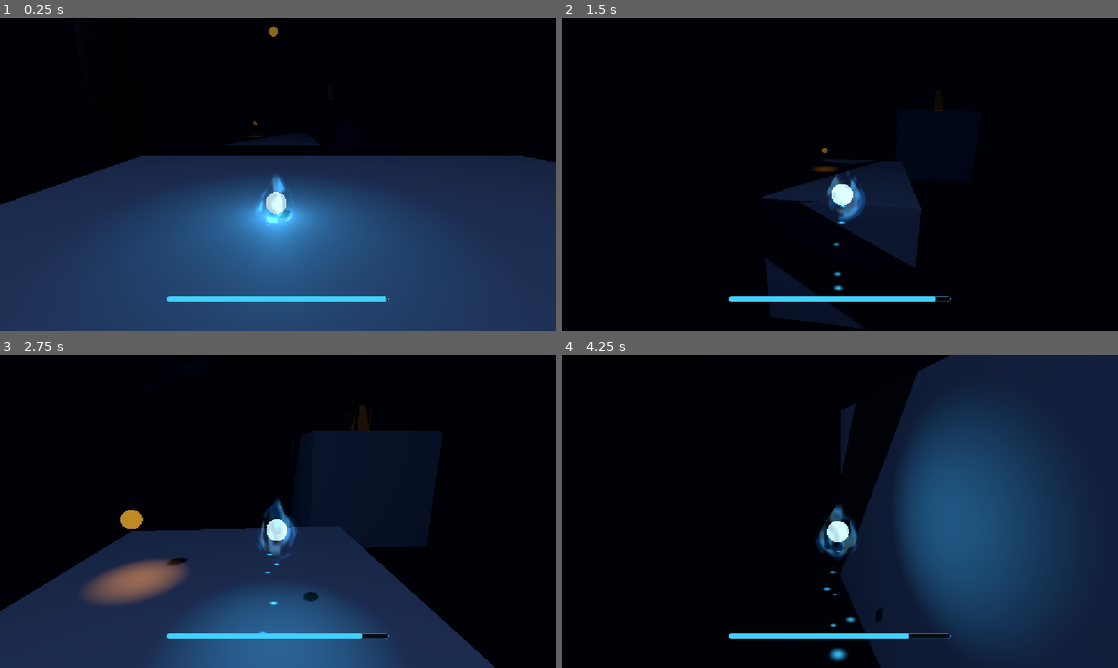
Above: before the commit, frames 1-4 (two rows, left to right).
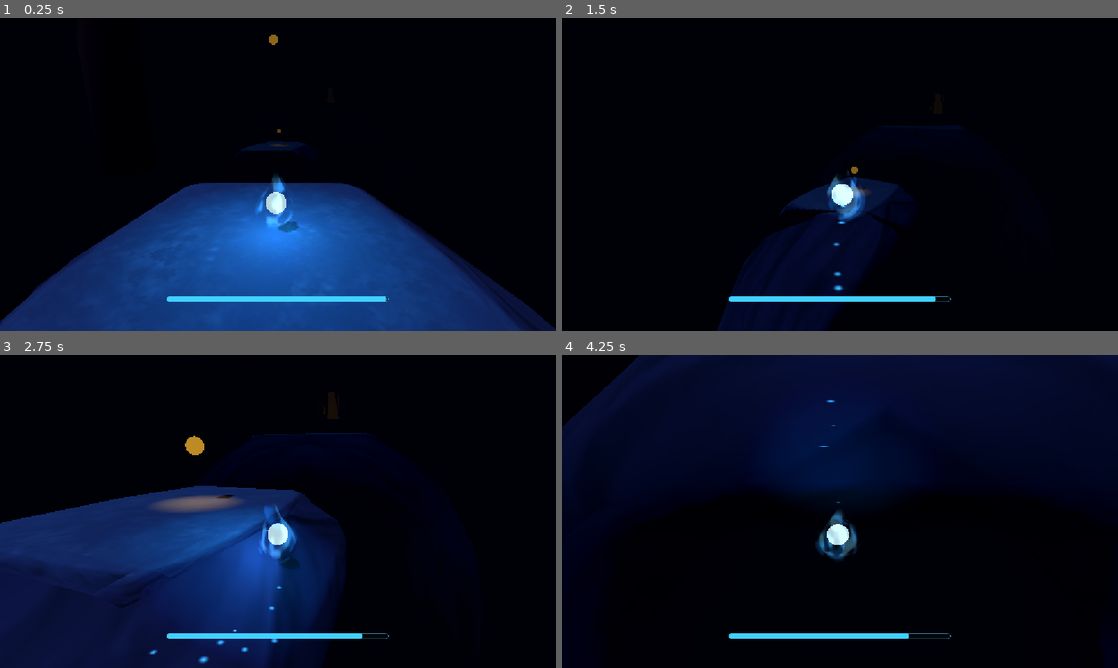
Above: after the commit, the same moments.

Repository: Snow-shino/GMTK2026
Game: Godot game, scene res://scenes/levels/lvl1-2.tscn
The game is run twice, just before and just after one commit, with the same random seed, the same clock (stepped at 60 frames per second) and the same inputs. This scene is started directly instead of the project's main scene.
Inputs (mouse positions are in pixels of both pictures, inside the frame that each line leads up to):
- Up to frame 1 (0.25 s): no input
- Up to frame 2 (1.5 s): move the mouse to (867, 174) at 0.52 s; hold W (move_forward) from 0.53 s (still down); click (867, 174) at 0.6 s; tap Space (jump) at 0.77 s; move the mouse to (812, 174) at 1.27 s; click (812, 174) at 1.35 s
- Up to frame 3 (2.75 s): keep holding W (move_forward); tap Space (jump) at 1.52 s; move the mouse to (289, 505) at 2.02 s; click (289, 505) at 2.1 s
- Up to frame 4 (4.25 s): keep holding W (move_forward); move the mouse to (834, 517) at 2.77 s; click (834, 517) at 2.85 s; tap Space (jump) at 3.02, 3.77 s; move the mouse to (878, 514) at 3.52 s; click (878, 514) at 3.6 s

The runs differ from the first frame. In frame 1, 36% of the frame differs, in the area x 0-100%, y 2-100%; in frame 2, 7.3%; in frame 3, 37%; in frame 4, 60%, in the area x 0-100%, y 0-100%.

Commit message:
lvl goals - audio busses

Diff:
--- /dev/null
+++ b/gmtk-26/default_bus_layout.tres
@@ -0,0 +1,21 @@
+[gd_resource type="AudioBusLayout" format=3 uid="uid://keoy2qwmoxix"]
+
+[resource]
+bus/1/name = &"SFX"
+bus/1/solo = false
+bus/1/mute = false
+bus/1/bypass_fx = false
+bus/1/volume_db = -6.0
+bus/1/send = &"Master"
+bus/2/name = &"Music"
+bus/2/solo = false
+bus/2/mute = false
+bus/2/bypass_fx = false
+bus/2/volume_db = -6.0
+bus/2/send = &"Master"
+bus/3/name = &"UI"
+bus/3/solo = false
+bus/3/mute = false
+bus/3/bypass_fx = false
+bus/3/volume_db = -8.0
+bus/3/send = &"Master"
--- /dev/null
+++ b/gmtk-26/scenes/fall_reset_volume.tscn
@@ -0,0 +1,15 @@
+[gd_scene load_steps=3 format=3]
+
+[ext_resource type="Script" path="res://scripts/fall_reset_volume.gd" id="1_script"]
+
+[sub_resource type="BoxShape3D" id="BoxShape_killbox"]
+size = Vector3(500, 20, 500)
+
+[node name="FallResetVolume" type="Area3D"]
+collision_layer = 0
+collision_mask = 1
+monitorable = false
+script = ExtResource("1_script")
+
+[node name="CollisionShape3D" type="CollisionShape3D" parent="."]
+shape = SubResource("BoxShape_killbox")
--- a/gmtk-26/scenes/level_goal.tscn
+++ b/gmtk-26/scenes/level_goal.tscn
@@ -61,5 +61,6 @@
 
 [node name="GoalAudio" type="AudioStreamPlayer3D" parent="." unique_id=991291079]
 unique_name_in_owner = true
+bus = &"SFX"
 
 [editable path="lantern"]
--- a/gmtk-26/scenes/level_result_screen.tscn
+++ b/gmtk-26/scenes/level_result_screen.tscn
@@ -59,3 +59,4 @@
 
 [node name="UIAudio" type="AudioStreamPlayer" parent="."]
 unique_name_in_owner = true
+bus = &"UI"
--- a/gmtk-26/scenes/level_select_screen.tscn
+++ b/gmtk-26/scenes/level_select_screen.tscn
@@ -82,3 +82,4 @@
 
 [node name="UIAudio" type="AudioStreamPlayer" parent="."]
 unique_name_in_owner = true
+bus = &"UI"
--- a/gmtk-26/scenes/levels/lvl1-2.tscn
+++ b/gmtk-26/scenes/levels/lvl1-2.tscn
@@ -10,6 +10,7 @@
 [ext_resource type="PackedScene" uid="uid://br4xs4vadfjdy" path="res://scenes/level_goal.tscn" id="9_bhrca"]
 [ext_resource type="PackedScene" uid="uid://ceiav7efrxarc" path="res://Assets/props/tree.tscn" id="10_fdawt"]
 [ext_resource type="PackedScene" uid="uid://dhqal6i5ljm4t" path="res://Assets/props/branch platform.tscn" id="11_2xw2u"]
+[ext_resource type="PackedScene" uid="uid://bhgumkoverpdh" path="res://Assets/props/platform.tscn" id="11_ss7y8"]
 
 [sub_resource type="Environment" id="Environment_forest"]
 background_mode = 1
@@ -22,10 +23,7 @@
 fog_light_energy = 0.3
 fog_density = 0.056
 
-[sub_resource type="BoxShape3D" id="BoxShape_ground"]
-size = Vector3(5087.3745, 0.5, 1063.8604)
-
-[node name="TestLevel" type="Node3D" unique_id=1751151151]
+[node name="TestLevel2" type="Node3D" unique_id=1751151151]
 script = ExtResource("1_n8777")
 
 [node name="WorldEnvironment" type="WorldEnvironment" parent="." unique_id=2022954363]
@@ -37,13 +35,6 @@
 light_energy = 0.8
 shadow_enabled = true
 
-[node name="Ground" type="StaticBody3D" parent="." unique_id=1815939254]
-transform = Transform3D(1, 0, 0, 0, 1, 0, 0, 0, 3.7089322, 0, 0, -27.40756)
-
-[node name="CollisionShape3D" type="CollisionShape3D" parent="Ground" unique_id=1711182998]
-transform = Transform3D(1, 0, 0, 0, 1, 0, 0, 0, 1, -89.739685, -0.25, -259.9886)
-shape = SubResource("BoxShape_ground")
-
 [node name="Player" parent="." unique_id=1339558772 instance=ExtResource("2_hxv46")]
 transform = Transform3D(1, 0, 0, 0, 1, 0, 0, 0, 1, 0, 0.05, 6)
 
@@ -52,7 +43,7 @@
 restore_amount = 10.0
 
 [node name="LifeCollectibleMedium" parent="." unique_id=2068334197 instance=ExtResource("3_pu7c1")]
-transform = Transform3D(1, 0, 0, 0, 1, 0, 0, 0, 1, -4.0301876, 0.43749332, -33.00374)
+transform = Transform3D(1, 0, 0, 0, 1, 0, 0, 0, 1, 0.1673336, 0.1223135, -27.351019)
 restore_amount = 25.0
 
 [node name="LifeCollectibleLarge" parent="." unique_id=841365135 instance=ExtResource("3_pu7c1")]
@@ -130,20 +121,16 @@
 [node name="BranchPlatform2" parent="." unique_id=524878013 instance=ExtResource("11_2xw2u")]
 transform = Transform3D(-0.9240754, -0.05448979, -0.044209246, -0.049355548, 0.99662614, -0.017328024, 0.057147663, -0.020361802, -0.7298274, 63.92113, 13.988814, -61.641678)
 
-[node name="CSGBox3D" type="CSGBox3D" parent="." unique_id=1705571768]
-transform = Transform3D(1, 0, 0, 0, 1, 0, 0, 0, 3.2811656, 2.8601074, -5.550049, 6.9300203)
-size = Vector3(20.219238, 12.100098, 5.224121)
-
-[node name="CSGBox3D3" type="CSGBox3D" parent="." unique_id=1189385526]
-transform = Transform3D(1, 0, 0, 0, 1, 0, 0, 0, 3.2811656, -0.74212646, -7.9172387, -30.521288)
-size = Vector3(13.0147705, 12.100098, 5.224121)
-
-[node name="CSGBox3D4" type="CSGBox3D" parent="." unique_id=1937403663]
-transform = Transform3D(1, 0, 0, 0, 1, 0, 0, 0, 3.2811656, 12.406657, -1.152431, -56.936043)
-use_collision = true
-size = Vector3(13.0147705, 12.100098, 5.224121)
-
 [node name="CSGBox3D2" type="CSGBox3D" parent="." unique_id=944750866]
 transform = Transform3D(1, 0, 0, 0, 1, 0, 0, 0, 3.2811656, 0.15753174, -19.390808, 27.112614)
 use_collision = true
 size = Vector3(184.81042, 149.4989, 7.4192505)
+
+[node name="Platform" parent="." unique_id=1406972493 instance=ExtResource("11_ss7y8")]
+transform = Transform3D(2.01, 0, 0, 0, 2.01, 0, 0, 0, 2.01, -0.16567421, -3.6296525, 6.790696)
+
+[node name="Platform2" parent="." unique_id=25295075 instance=ExtResource("11_ss7y8")]
+transform = Transform3D(1.8375083, 0, -0.8146552, 0, 2.01, 0, 0.8146552, 0, 1.8375083, -0.16567421, -6.301451, -27.124641)
+
+[node name="Platform3" parent="." unique_id=2078203844 instance=ExtResource("11_ss7y8")]
+transform = Transform3D(0.78036547, 0, 2.8604636, 0, 2.9649997, 0, -2.8604636, 0, 0.78036547, 10.828357, -3.7487035, -56.41472)
--- a/gmtk-26/scenes/main_menu.tscn
+++ b/gmtk-26/scenes/main_menu.tscn
@@ -136,9 +136,11 @@
 
 [node name="MenuMusic" type="AudioStreamPlayer" parent="." unique_id=2017766089]
 unique_name_in_owner = true
+bus = &"Music"
 
 [node name="UIAudio" type="AudioStreamPlayer" parent="." unique_id=1679317598]
 unique_name_in_owner = true
+bus = &"UI"
 
 [node name="LevelSelectScreen" parent="." instance=ExtResource("2_select")]
 unique_name_in_owner = true
--- a/gmtk-26/scenes/player.tscn
+++ b/gmtk-26/scenes/player.tscn
@@ -196,6 +196,8 @@
 
 [node name="EffectsAudio" type="AudioStreamPlayer3D" parent="." unique_id=1825294988]
 unique_name_in_owner = true
+bus = &"SFX"
 
 [node name="WarningAudio" type="AudioStreamPlayer" parent="." unique_id=1143372736]
 unique_name_in_owner = true
+bus = &"SFX"
--- /dev/null
+++ b/gmtk-26/scripts/fall_reset_volume.gd
@@ -0,0 +1,30 @@
+class_name FallResetVolume
+extends Area3D
+
+## When enabled, only bodies in the "player" group can trigger the volume.
+@export var require_player_group: bool = true
+
+var _triggered_bodies: Dictionary = {}
+
+
+func _ready() -> void:
+	body_entered.connect(_on_body_entered)
+	body_exited.connect(_on_body_exited)
+
+
+func _on_body_entered(body: Node3D) -> void:
+	if require_player_group and not body.is_in_group("player"):
+		return
+	if not body.has_method("respawn"):
+		push_warning("FallResetVolume detected a player without a respawn() method.")
+		return
+
+	var body_id := body.get_instance_id()
+	if _triggered_bodies.has(body_id):
+		return
+	_triggered_bodies[body_id] = true
+	body.call_deferred("respawn")
+
+
+func _on_body_exited(body: Node3D) -> void:
+	_triggered_bodies.erase(body.get_instance_id())
--- a/gmtk-26/scripts/life_collectible.gd
+++ b/gmtk-26/scripts/life_collectible.gd
@@ -31,6 +31,7 @@
 	if collect_sound != null:
 		var audio := AudioStreamPlayer3D.new()
 		audio.stream = collect_sound
+		audio.bus = &"SFX"
 		audio.finished.connect(audio.queue_free)
 		add_child(audio)
 		audio.play()
--- a/gmtk-26/scripts/test_level.gd
+++ b/gmtk-26/scripts/test_level.gd
@@ -45,4 +45,5 @@
 	var audio_player := AudioStreamPlayer.new()
 	audio_player.name = node_name
 	audio_player.unique_name_in_owner = true
+	audio_player.bus = &"Music" if node_name in ["BackgroundMusic", "AmbientLoop"] else &"SFX"
 	add_child(audio_player)
--- a/gmtk-26/scripts/wisp_player.gd
+++ b/gmtk-26/scripts/wisp_player.gd
@@ -3,6 +3,7 @@
 
 signal life_changed(current_life: float, max_life: float)
 signal life_depleted
+signal respawned
 
 @export_category("Ground Movement")
 @export_range(0.1, 30.0, 0.1) var max_ground_speed: float = 16.0
@@ -67,6 +68,7 @@
 @onready var warning_audio: AudioStreamPlayer = %WarningAudio
 
 var _camera_follow_offset := Vector3.ZERO
+var _respawn_transform: Transform3D
 
 func _ready() -> void:
 	Input.mouse_mode = Input.MOUSE_MODE_CAPTURED
@@ -76,6 +78,7 @@
 
 	# Keep camera-relative input independent from gameplay-facing rotation.
 	_camera_follow_offset = camera_pivot.global_position - global_position
+	_respawn_transform = global_transform
 	var camera_transform := camera_pivot.global_transform
 	camera_pivot.top_level = true
 	camera_pivot.global_transform = camera_transform
@@ -84,6 +87,25 @@
 	life.life_depleted.connect(_on_life_depleted)
 	life.life_changed.emit(life.current_life, life.max_life)
 	_was_grounded = is_on_floor()
+
+
+## Changes the transform used by respawn(). Checkpoints can call this later.
+func set_respawn_transform(new_transform: Transform3D) -> void:
+	_respawn_transform = new_transform
+
+
+## Returns the player to the latest respawn transform and clears transient motion.
+func respawn() -> void:
+	is_dashing = false
+	dash_velocity = Vector3.ZERO
+	_dash_time_left = 0.0
+	is_flying = false
+	velocity = Vector3.ZERO
+	global_transform = _respawn_transform
+	reset_physics_interpolation()
+	_was_grounded = false
+	camera_pivot.global_position = global_position + _camera_follow_offset
+	respawned.emit()
 
 
 func _unhandled_input(event: InputEvent) -> void:
Not shown, added: gmtk-26/scripts/fall_reset_volume.gd.uid
Not shown, added: gmtk-26/scripts/level_sequence.gd.uid
